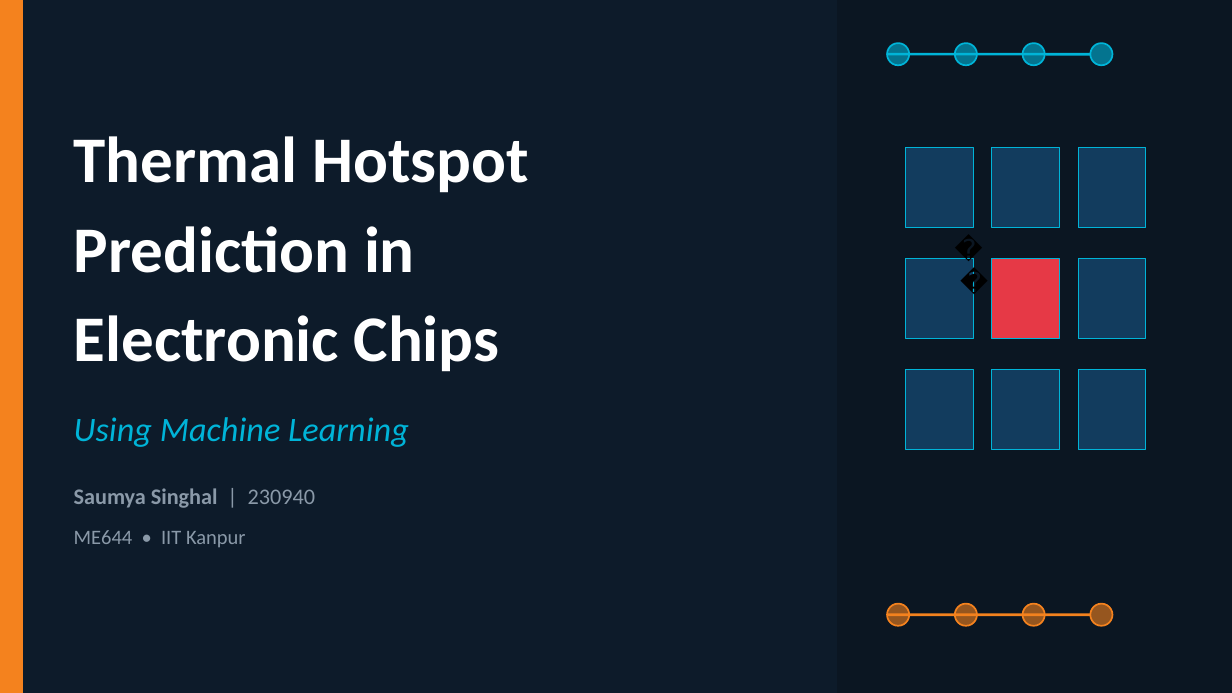
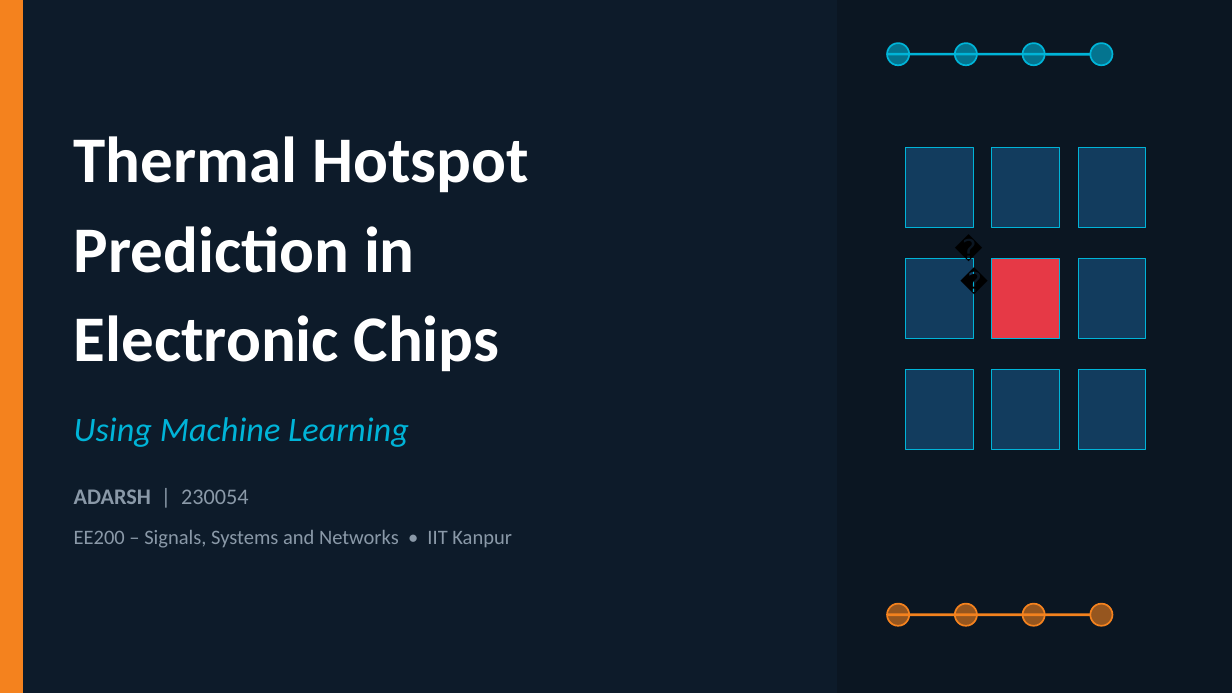
Before and after one commit to AdarshKuntal/Hotspot-prediction, a slide deck: slide 1 of Thermal_Hotspot_Prediction.pptx. Drawn at 1232x693 pixels with LibreOffice and Linux fonts; fonts in the diff are those of the drawing. Boxes give left, top, right and bottom in pixels: in the first picture for what was removed or moved away, otherwise in the second. Text is boxed around its words. In the diff, an @@ line names an element or a change of style, - is before the commit and + after.

```diff
--- a/Thermal_Hotspot_Prediction.pptx
+++ b/Thermal_Hotspot_Prediction.pptx
@@ text at bbox=[74, 489, 249, 504]: text changed; bold off @@
-Saumya Singhal | 230940
+ADARSH | 230054
@@ text at bbox=[74, 530, 512, 548]: text changed @@
-ME644 • IIT Kanpur
+EE200 – Signals, Systems and Networks • IIT Kanpur
```
Also in this commit, not shown: 1 other file.
